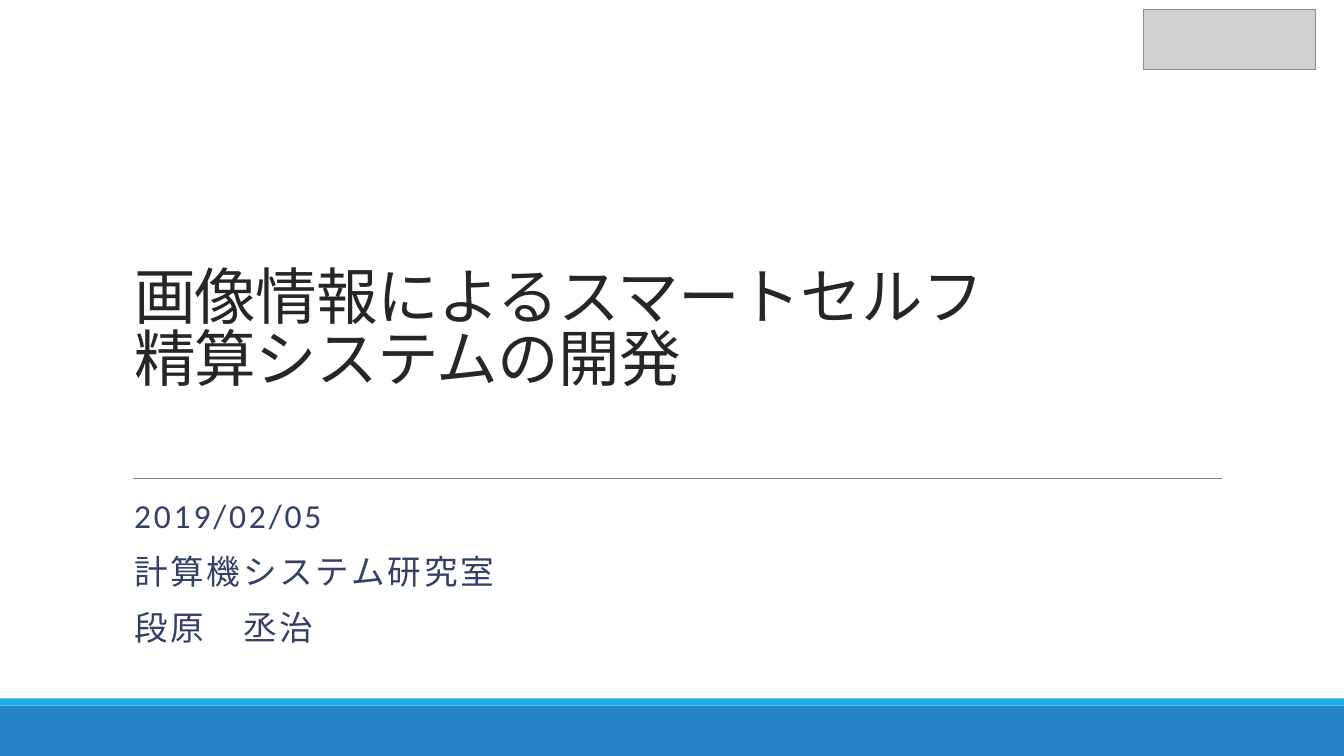
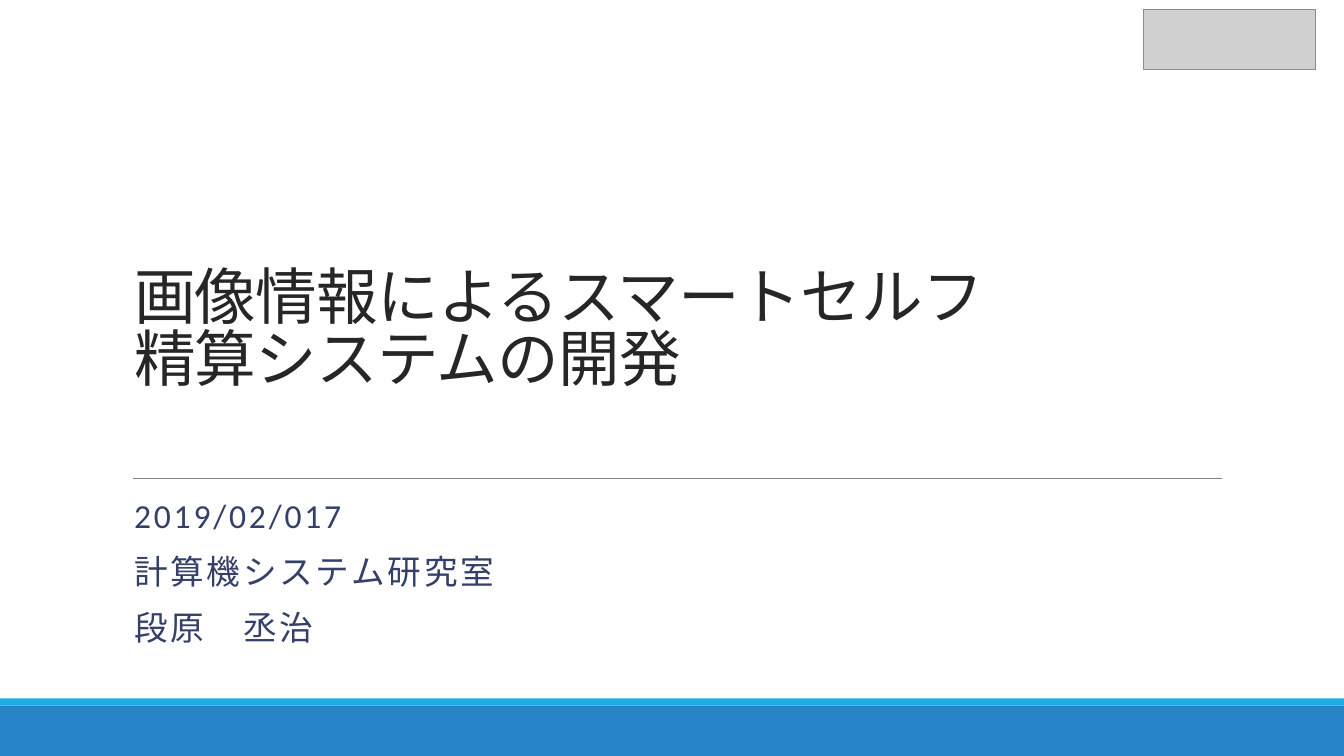
Before and after one commit to DJ956/YoloBarcodeReader, a slide deck: slide 1 of プレゼン/enpit_dan.pptx. Drawn at 1344x756 pixels with LibreOffice and Linux fonts; fonts in the diff are those of the drawing; grey boxes stand for pictures. Boxes give left, top, right and bottom in pixels: in the first picture for what was removed or moved away, otherwise in the second. Text is boxed around its words. In the diff, an @@ line names an element or a change of style, - is before the commit and + after.

```diff
--- a/プレゼン/enpit_dan.pptx
+++ b/プレゼン/enpit_dan.pptx
@@ subtitle at [134,504,341,530]: text changed @@
-2019/02/05
+2019/02/017
```
Also in this commit, not shown: 6 other slides changed, 1 other file.
